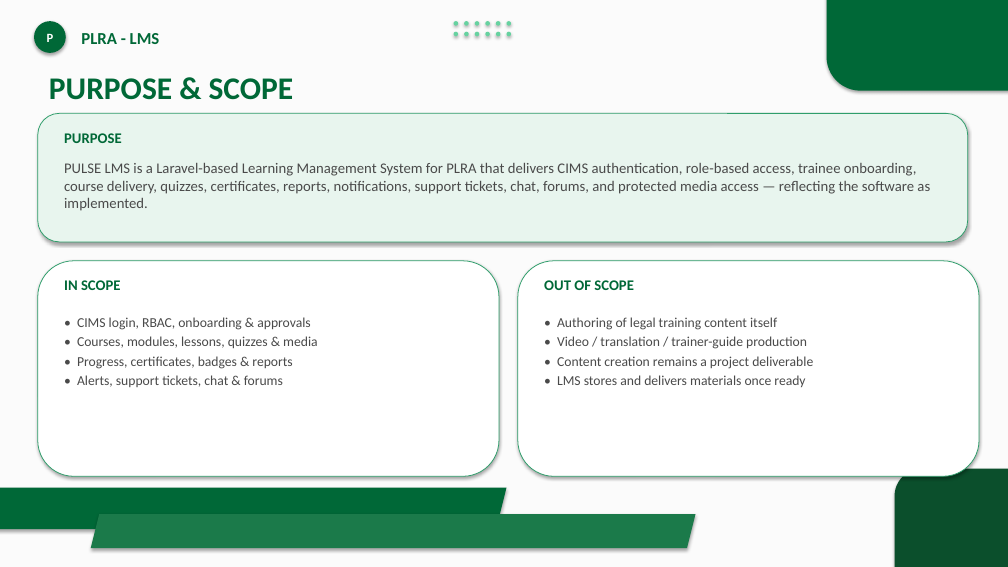
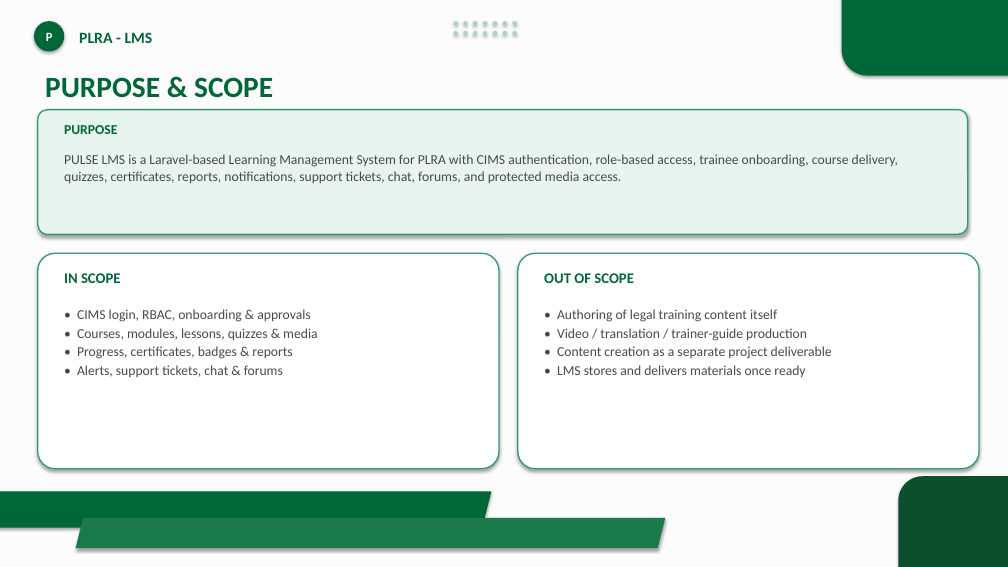
Before and after one commit to GulraizAhmed/GulraizAhmed, a slide deck: slide 5 of PLRA_LMS_Presentation.pptx. Drawn at 1008x567 pixels with LibreOffice and Linux fonts; fonts in the diff are those of the drawing. Boxes give left, top, right and bottom in pixels: in the first picture for what was removed or moved away, otherwise in the second. Text is boxed around its words. In the diff, an @@ line names an element or a change of style, - is before the commit and + after.

```diff
--- a/PLRA_LMS_Presentation.pptx
+++ b/PLRA_LMS_Presentation.pptx
@@ rectangle at <box>0,0,1008,567</box>: fill #FBFBFB to #FCFCFC @@
@@ text "PLRA - LMS" at <box>79,32,153,43</box>: size 16 to 15 pt; less space between paragraphs @@
@@ ellipse: place and size @@
-ellipse at <box>507,21,511,26</box>
+ellipse at <box>503,21,507,26</box>
@@ fill #66D2A0 to #A8D5B5 in 12 elements at <box>454,21,458,26</box>, <box>464,21,468,26</box>, <box>473,21,478,26</box>, <box>483,21,488,26</box>, <box>493,21,498,26</box>, <box>503,21,507,26</box>, <box>454,31,458,36</box>, <box>464,31,468,36</box>, <box>473,31,478,36</box>, <box>483,31,488,36</box>, <box>493,31,498,36</box>, <box>513,21,517,26</box> @@
@@ ellipse: place and size @@
-ellipse at <box>454,32,458,36</box>
+ellipse at <box>513,21,517,26</box>
@@ rounded rectangle: place and size @@
-rounded rectangle at <box>827,0,1008,91</box>
+rounded rectangle at <box>842,0,1008,76</box>
@@ rounded rectangle at <box>842,0,1008,76</box>: proportions changed @@
@@ 3 ellipses: place and size @@
-3 ellipses at <box>464,32,490,36</box>
+3 ellipses at <box>454,31,478,36</box>
@@ ellipse: place and size @@
-ellipse at <box>496,32,501,36</box>
+ellipse at <box>483,31,488,36</box>
@@ ellipse: place and size @@
-ellipse at <box>507,32,511,36</box>
+ellipse at <box>493,31,498,36</box>
@@ ellipse added at <box>503,31,507,36</box>, fill #A8D5B5 @@
@@ ellipse added at <box>513,31,517,36</box>, fill #A8D5B5 @@
@@ text at <box>45,77,273,98</box>: text changed; size 14 to 28 pt @@
-PURPOSE
+PURPOSE & SCOPE
@@ rounded rectangle: place and size @@
-rounded rectangle at <box>38,113,968,242</box>
+rounded rectangle at <box>38,110,968,234</box>
@@ text at <box>64,125,117,134</box>: text changed; size 30 to 13 pt @@
-PURPOSE & SCOPE
+PURPOSE
@@ text at <box>64,154,898,183</box>: text changed; size 14 to 13 pt @@
-PULSE LMS is a Laravel-based Learning Management System for PLRA that delivers CIMS authentication, role-based access, trainee onboarding, course delivery, quizzes, certificates, reports, notifications, support tickets, chat, forums, and protected media access — reflecting the software as implemented.
+PULSE LMS is a Laravel-based Learning Management System for PLRA with CIMS authentication, role-based access, trainee onboarding, course delivery, quizzes, certificates, reports, notifications, support tickets, chat, forums, and protected media access.
@@ rounded rectangle: place and size @@
-rounded rectangle at <box>38,261,499,476</box>
+rounded rectangle at <box>38,253,499,469</box>
@@ text "IN SCOPE": place and size @@
-text "IN SCOPE" at <box>64,280,121,290</box>
+text "IN SCOPE" at <box>64,273,121,283</box>
@@ outline #2F9E6B 0.75 pt to #2F9E6B 1.25 pt; proportions changed in 3 elements at <box>38,110,968,234</box>, <box>38,253,499,469</box>, <box>518,253,979,469</box> @@
@@ rounded rectangle: place and size @@
-rounded rectangle at <box>518,261,979,476</box>
+rounded rectangle at <box>518,253,979,469</box>
@@ text "OUT OF SCOPE": place and size @@
-text "OUT OF SCOPE" at <box>544,280,634,290</box>
+text "OUT OF SCOPE" at <box>544,273,634,283</box>
@@ less space between paragraphs in 4 elements at <box>34,21,64,51</box>, <box>64,273,121,283</box>, <box>544,273,634,283</box>, <box>77,309,317,377</box> @@
@@ text "• CIMS login, RBAC, onboarding ...": place and size @@
-text "• CIMS login, RBAC, onboarding ..." at <box>77,317,317,387</box>
+text "• CIMS login, RBAC, onboarding ..." at <box>77,309,317,377</box>
@@ text "• Authoring of legal training ...": place and size @@
-text "• Authoring of legal training ..." at <box>557,317,813,387</box>
+text "• Authoring of legal training ..." at <box>557,309,832,377</box>
@@ text at <box>557,309,807,377</box>: less space between paragraphs @@
@@ text at <box>557,346,832,359</box>: text changed @@
-• Content creation remains a project deliverable
+• Content creation as a separate project deliverable
@@ rounded rectangle: place and size @@
-rounded rectangle at <box>895,469,1008,567</box>
+rounded rectangle at <box>898,476,1008,567</box>
@@ parallelogram: place and size @@
-parallelogram at <box>0,488,507,529</box>
+parallelogram at <box>0,492,492,528</box>
@@ parallelogram: place and size @@
-parallelogram at <box>91,514,696,548</box>
+parallelogram at <box>76,518,665,548</box>
```
Also in this commit, not shown: 17 other slides changed, 1 other file.
